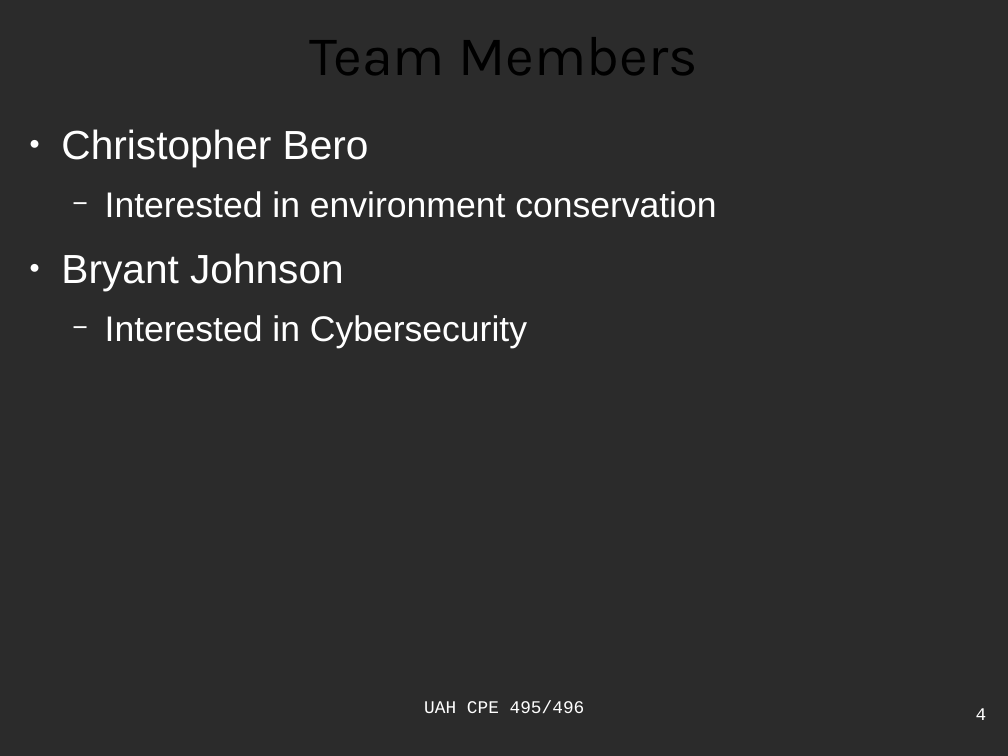
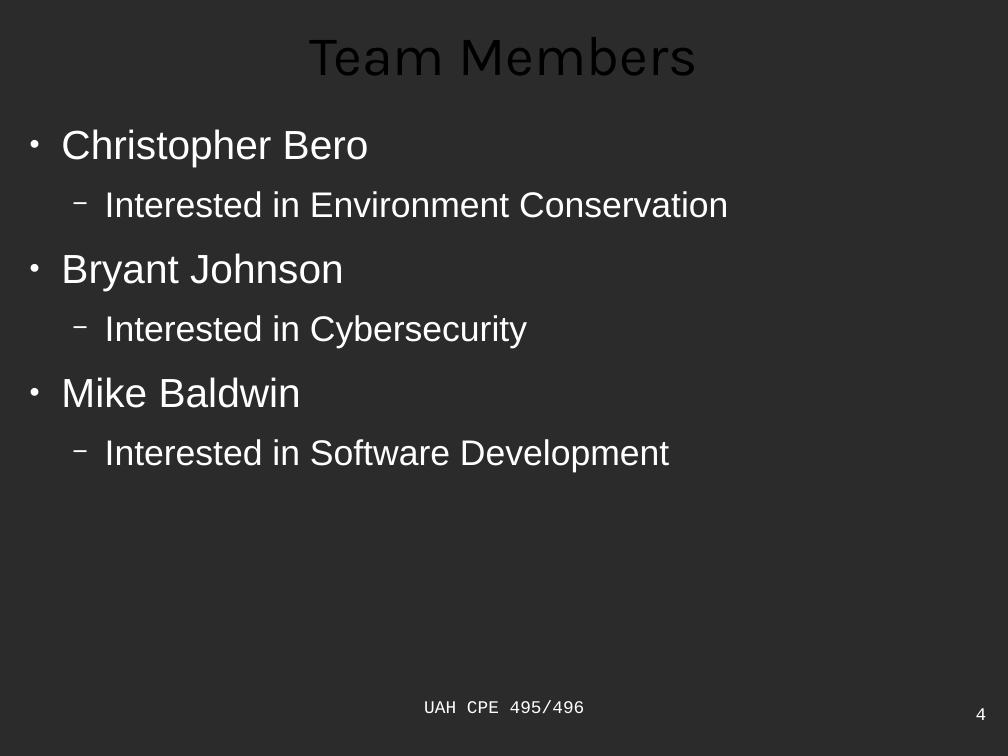
Before and after one commit to ctag/cpe495, a slide deck: slide 4 of projectProposal/presentation_bero.odp. Drawn at 1008x756 pixels with LibreOffice and Linux fonts; fonts in the diff are those of the drawing; background and template pictures are left out; a plain dark background stands for a picture behind light text. Boxes give left, top, right and bottom in pixels: in the first picture for what was removed or moved away, otherwise in the second. Text is boxed around its words. In the diff, an @@ line names an element or a change of style, - is before the commit and + after.

Commit message:
created research directory, integrated Mike's slides into odp presentation

```diff
--- a/projectProposal/presentation_bero.odp
+++ b/projectProposal/presentation_bero.odp
@@ text at (x1=105, y1=191, x2=728, y2=218): text changed @@
-  − Interested in environment conservation
+  − Interested in Environment Conservation
@@ text at (x1=61, y1=377, x2=669, y2=472): paragraphs added @@
+● Mike Baldwin
+  − Interested in Software Development
```
Also in this commit, not shown: 4 other slides changed, 1 slide added, 6 other files.
